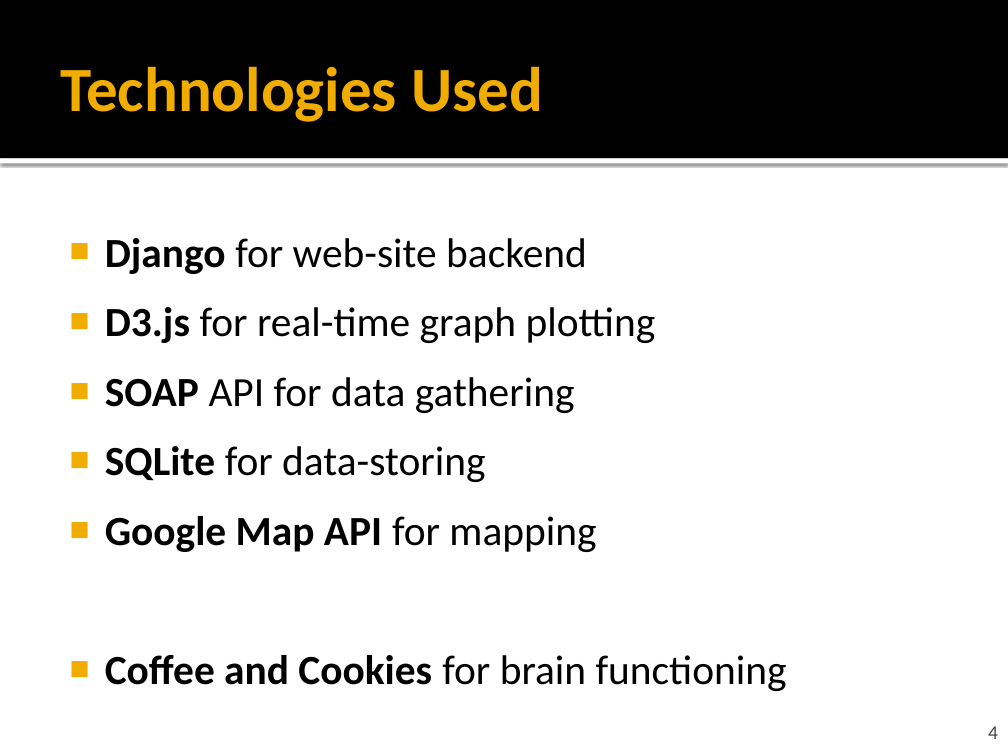
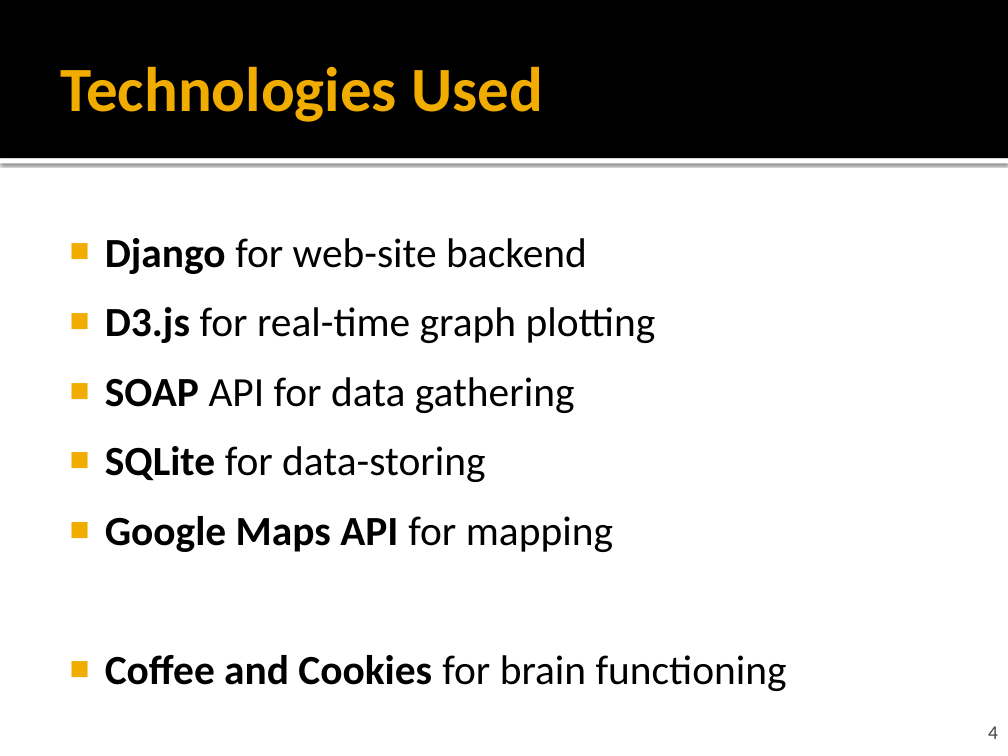
Before and after one commit to vivek203/salted-fish, a slide deck: slide 4 of presentation.pptx. Drawn at 1008x756 pixels with LibreOffice and Linux fonts; fonts in the diff are those of the drawing; background and template pictures are left out. Boxes give left, top, right and bottom in pixels: in the first picture for what was removed or moved away, otherwise in the second. Text is boxed around its words. In the diff, an @@ line names an element or a change of style, - is before the commit and + after.

```diff
--- a/presentation.pptx
+++ b/presentation.pptx
@@ text at [105,516,613,552]: text changed @@
-■ Google Map API for mapping
+■ Google Maps API for mapping
```
Also in this commit, not shown: 1 other slide changed, 1 slide added.
